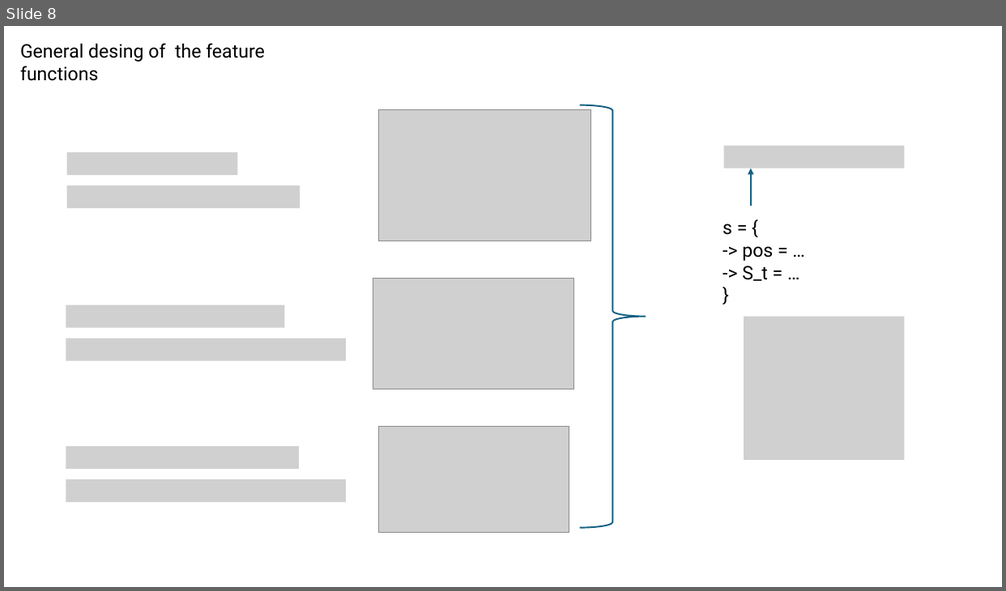
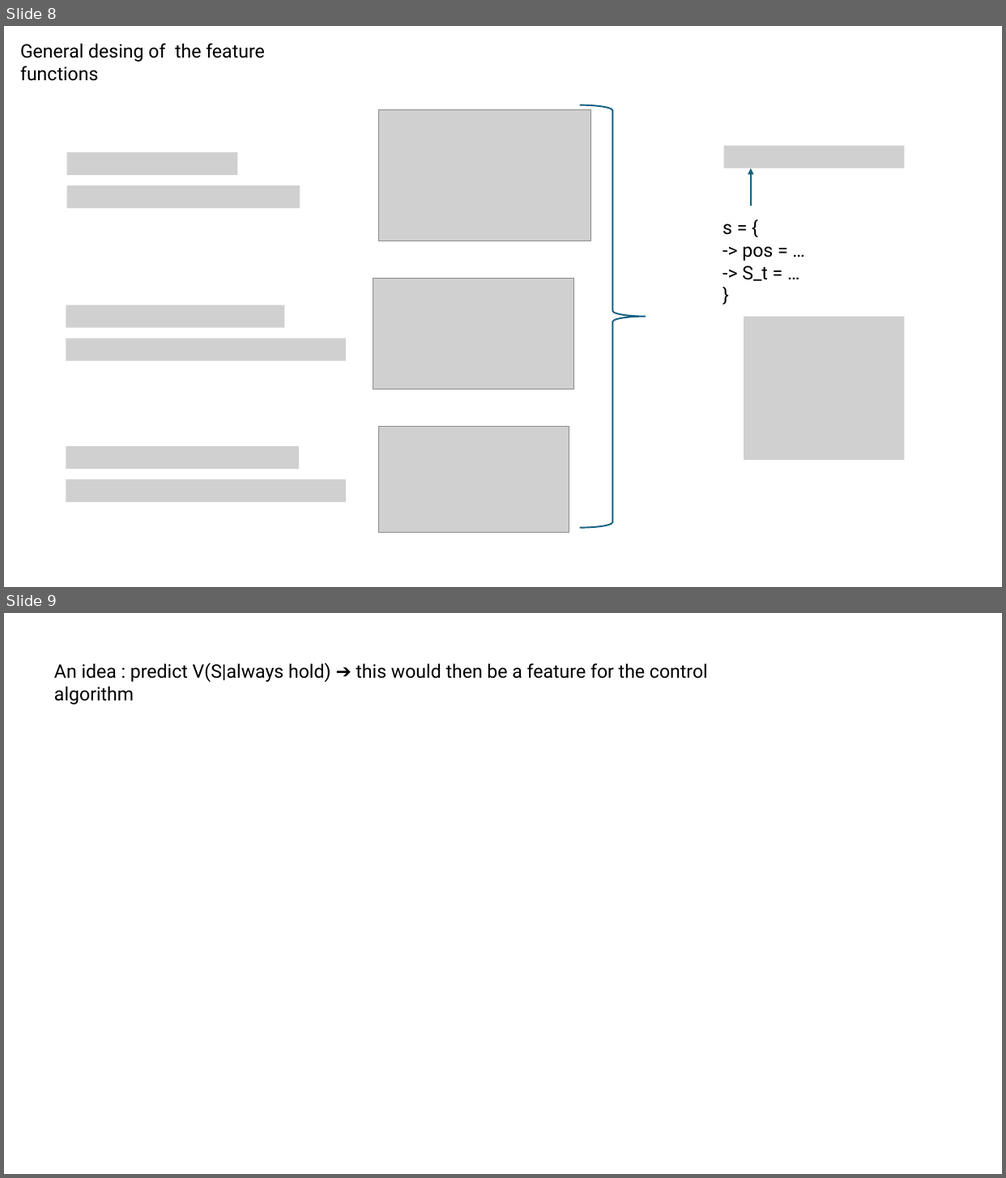
Before and after one commit to neelsnarayan/cme241, a slide deck: RL_Project/project_RL.pptx. Shown one above the other, each under a label of ours: slide 8 before the commit, slides 8 and 9 after it. The pictures are 1006x591 and 1006x1178 pixels, drawn with LibreOffice and Linux fonts; fonts in the diff are those of the drawing; grey boxes stand for pictures. Boxes give left, top, right and bottom in pixels: in the first picture for what was removed or moved away, otherwise in the second. Text is boxed around its words. In the diff, an @@ line names an element or a change of style, - is before the commit and + after.

```diff
--- a/RL_Project/project_RL.pptx
+++ b/RL_Project/project_RL.pptx
@@ slide 9 added at box(4, 613, 1002, 1174), background #FFFFFF @@
@@ text added at box(54, 662, 708, 705), 18 pt, text #000000 @@
+An idea : predict V(S|always hold) ➔ this would then be a feature for the control algorithm
```
Also in this commit, not shown: 10 other files.
